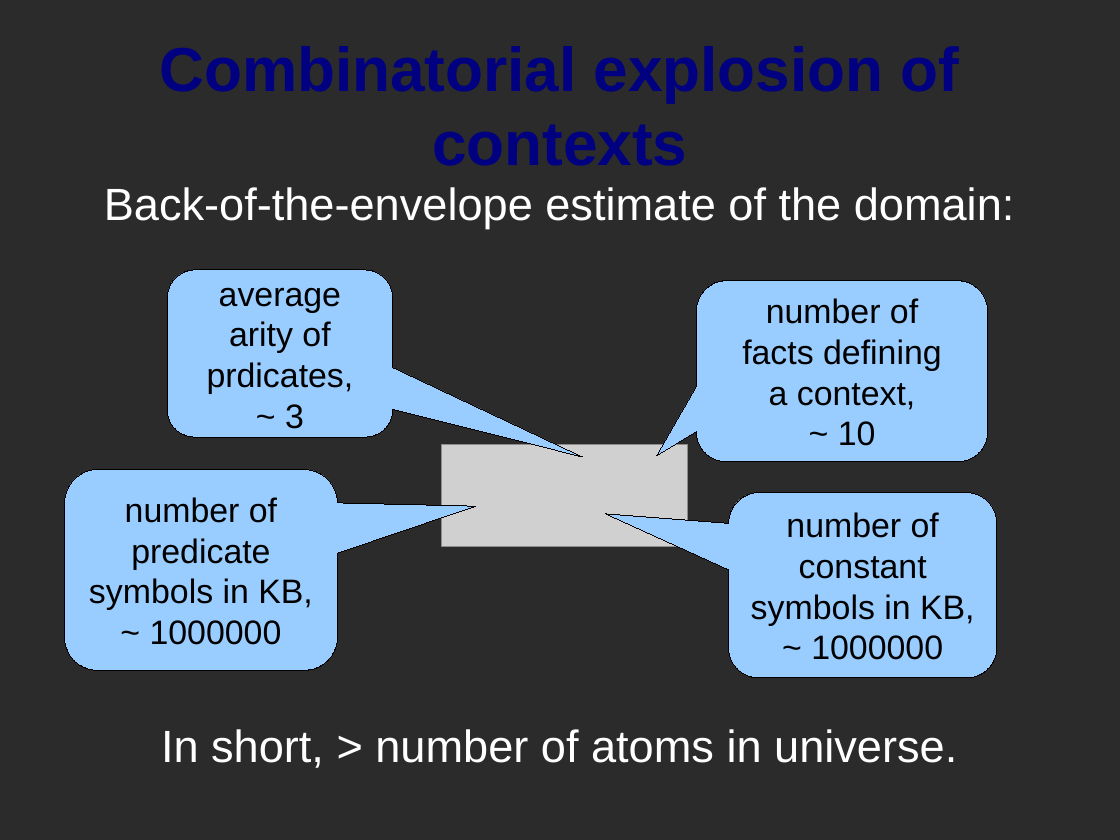
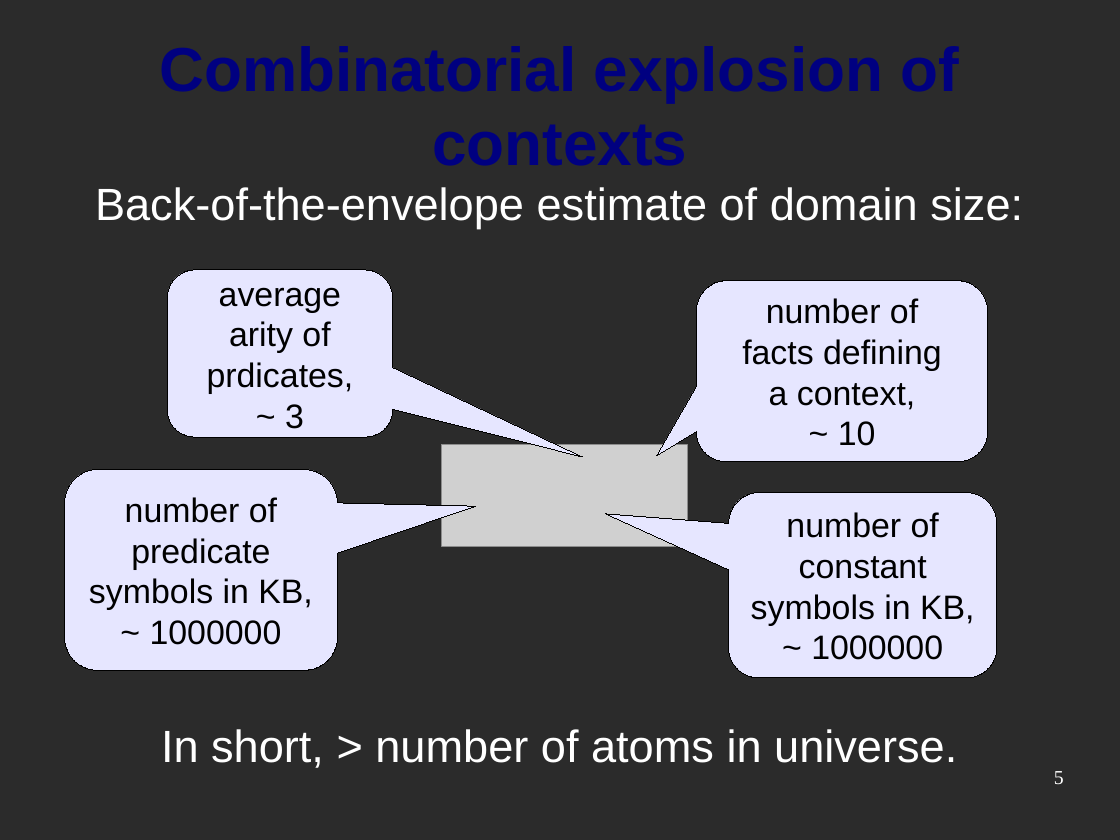
Before and after one commit to srvarey/genifer, a slide deck: slide 5 of slides/Genifer - oracle.odp (slide 4 before the commit). Drawn at 1120x840 pixels with LibreOffice and Linux fonts; fonts in the diff are those of the drawing; grey boxes stand for pictures; background and template pictures are left out; a plain dark background stands for a picture behind light text. Boxes give left, top, right and bottom in pixels: in the first picture for what was removed or moved away, otherwise in the second. Text is boxed around its words. In the diff, an @@ line names an element or a change of style, - is before the commit and + after.

```diff
--- a/slides/Genifer - oracle.odp
+++ b/slides/Genifer - oracle.odp
@@ subtitle at <box>95,187,1023,229</box>: text changed @@
-Back-of-the-envelope estimate of the domain:
+Back-of-the-envelope estimate of domain size:
@@ fill #99CCFF to #E6E6FF in 4 elements at <box>64,470,337,671</box>, <box>729,493,997,679</box>, <box>168,270,393,438</box>, <box>696,281,988,461</box> @@
@@ page number added at <box>1054,771,1064,784</box>, 14 pt, text #FFFFFF @@
+5
```
Also in this commit, not shown: 6 other slides changed, 3 slides added, 8 other files.
